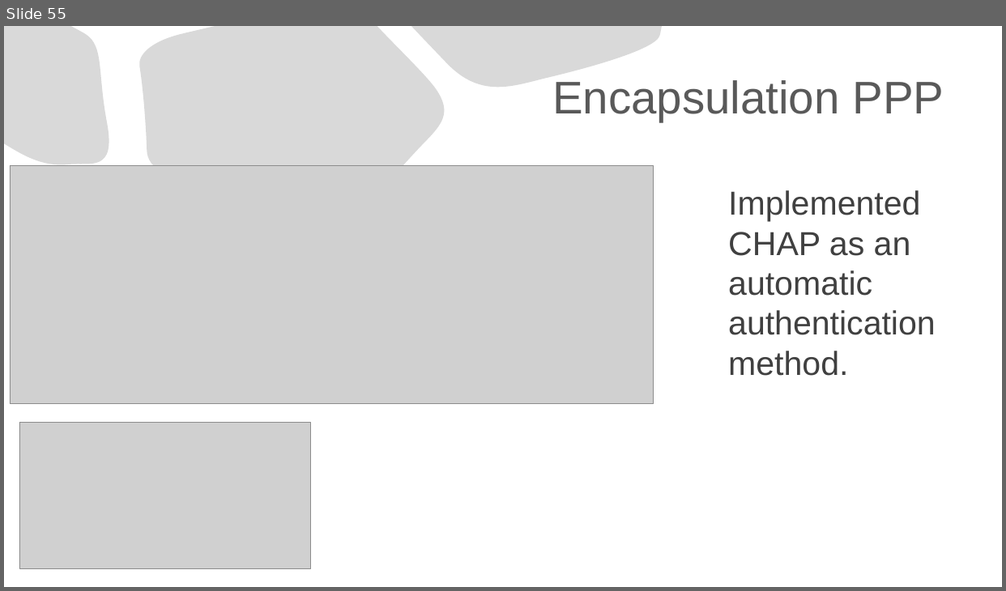
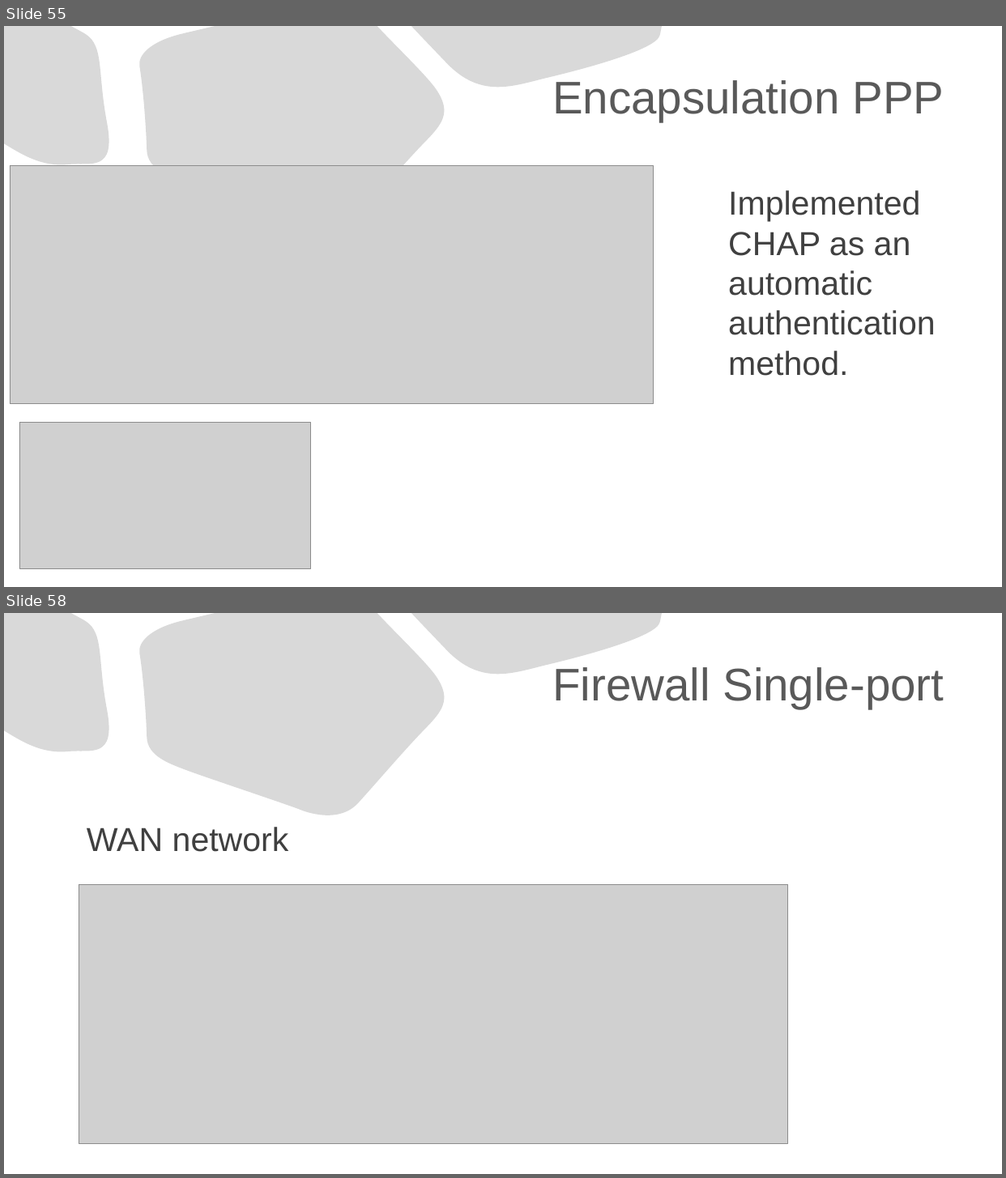
Before and after one commit to Advanced-Diploma-of-IT-Tel-Network-Eng/Assessments, a slide deck: TERM1-BLOCK1/2-ICTNWK541-Configure_Verify_Troubleshoot_WAN_links-IP_services/Assessmet_Task2/Task2/ICTNWK541 Assessment task.pptx. Shown one above the other, each under a label of ours: slide 55 before the commit, slides 55 and 58 after it; the slides between them are not shown. The pictures are 1006x591 and 1006x1178 pixels, drawn with LibreOffice and Linux fonts; fonts in the diff are those of the drawing; grey boxes stand for pictures. Boxes give left, top, right and bottom in pixels: in the first picture for what was removed or moved away, otherwise in the second. Text is boxed around its words. In the diff, an @@ line names an element or a change of style, - is before the commit and + after.

```diff
--- a/TERM1-BLOCK1/2-ICTNWK541-Configure_Verify_Troubleshoot_WAN_links-IP_services/Assessmet_Task2/Task2/ICTNWK541 Assessment task.pptx
+++ b/TERM1-BLOCK1/2-ICTNWK541-Configure_Verify_Troubleshoot_WAN_links-IP_services/Assessmet_Task2/Task2/ICTNWK541 Assessment task.pptx
@@ slide 58 added at bbox=[4, 613, 1002, 1174], background #FFFFFF; not listed: 3 template elements that a slide beside it also shows @@
@@ title added at bbox=[552, 667, 944, 709], 44 pt, text #595959 @@
+Firewall Single-port
@@ text added at bbox=[87, 827, 289, 852], 32 pt, text #404040 @@
+WAN network
@@ picture added at bbox=[79, 884, 788, 1144] @@
```
Also in this commit, not shown: 10 other slides added.
